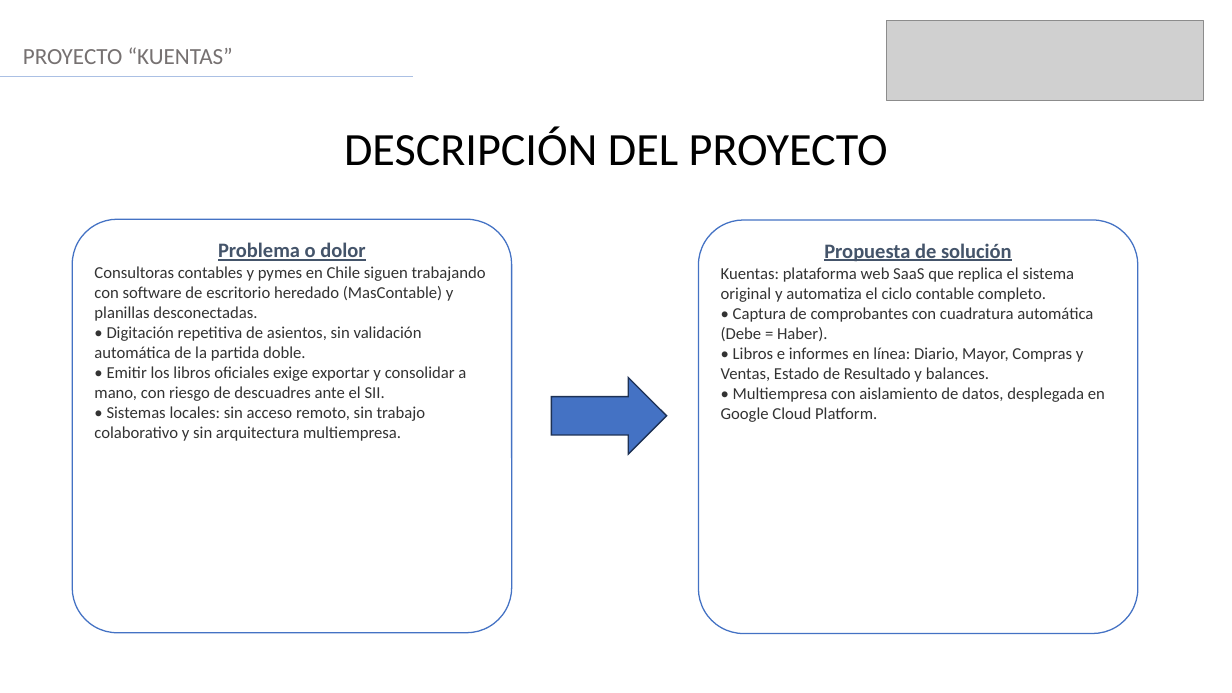
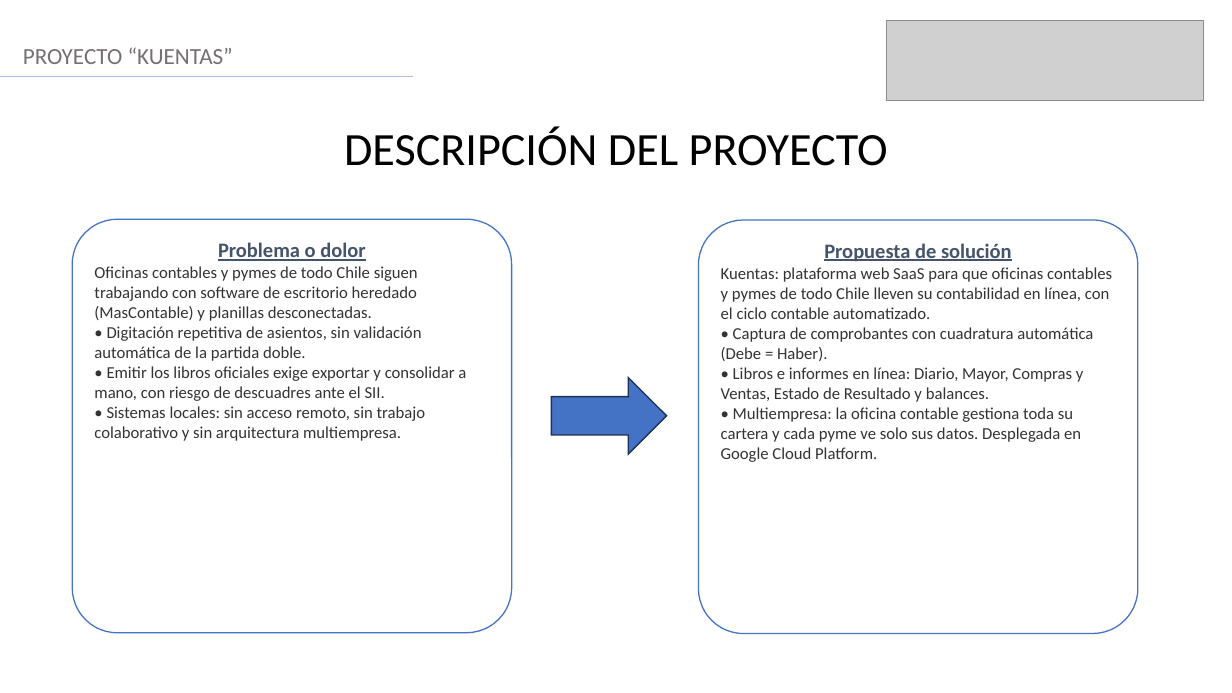
Before and after one commit to pablotoro3ds-star/PabloGustavoToroGarcia-PTY4614-302D-EQUIPO-11, a slide deck: slide 3 of Fase 3/Evidencias Grupales/Presentación Final del proyecto (Español).pptx. Drawn at 1232x693 pixels with LibreOffice and Linux fonts; fonts in the diff are those of the drawing; grey boxes stand for pictures. Boxes give left, top, right and bottom in pixels: in the first picture for what was removed or moved away, otherwise in the second. Text is boxed around its words. In the diff, an @@ line names an element or a change of style, - is before the commit and + after.

Commit message:
Fase 3: presentacion final actualizada

```diff
--- a/Fase 3/Evidencias Grupales/Presentación Final del proyecto (Español).pptx
+++ b/Fase 3/Evidencias Grupales/Presentación Final del proyecto (Español).pptx
@@ text in rounded rectangle at (94, 266, 418, 321): text changed @@
-Consultoras contables y pymes en Chile siguen trabajando con software de escritorio heredado (MasContable) y planillas desconectadas.
+Oficinas contables y pymes de todo Chile siguen trabajando con software de escritorio heredado (MasContable) y planillas desconectadas.
@@ text in rounded rectangle at (721, 267, 1112, 319): text changed @@
-Kuentas: plataforma web SaaS que replica el sistema original y automatiza el ciclo contable completo.
+Kuentas: plataforma web SaaS para que oficinas contables y pymes de todo Chile lleven su contabilidad en línea, con el ciclo contable automatizado.
@@ text in rounded rectangle at (721, 407, 1081, 462): text changed @@
-• Multiempresa con aislamiento de datos, desplegada en Google Cloud Platform.
+• Multiempresa: la oficina contable gestiona toda su cartera y cada pyme ve solo sus datos. Desplegada en Google Cloud Platform.
```
